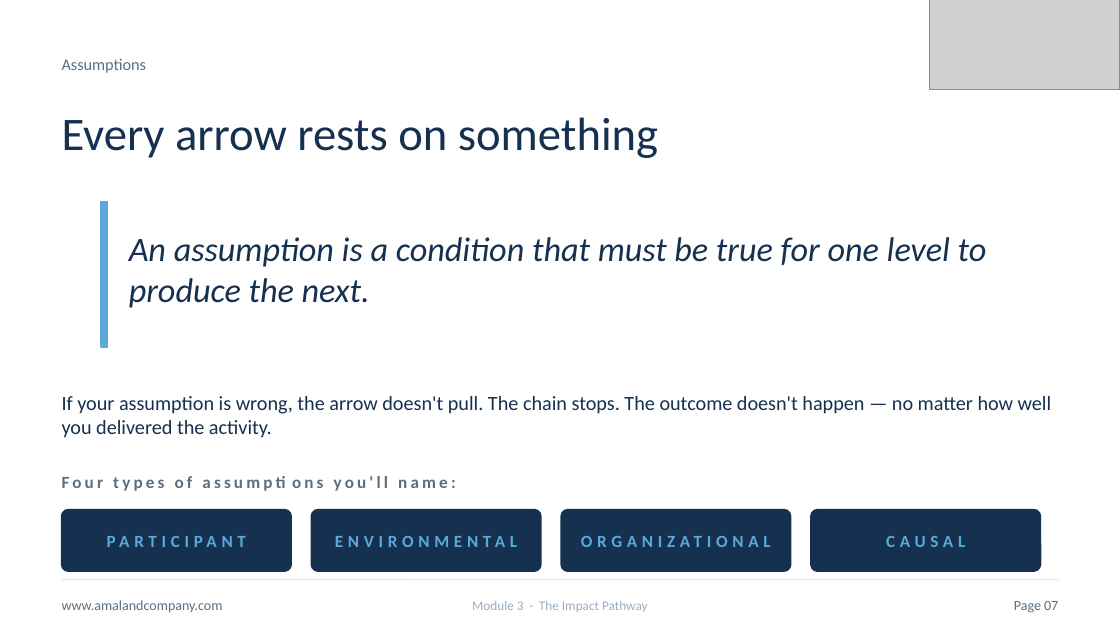
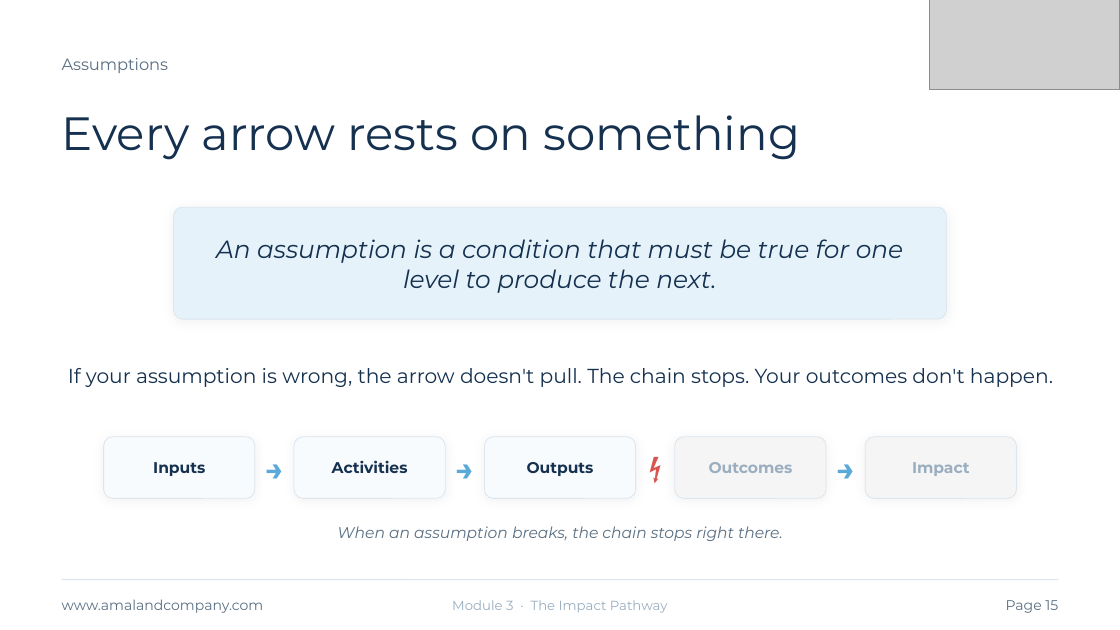
Before and after one commit to gihan-oss/TOCProgram, a slide deck: slide 15 of public/slides/module-3-impact-pathway.pptx (slide 7 before the commit). Drawn at 1120x630 pixels with LibreOffice and Linux fonts; fonts in the diff are those of the drawing; grey boxes stand for pictures. Boxes give left, top, right and bottom in pixels: in the first picture for what was removed or moved away, otherwise in the second. Text is boxed around its words. In the diff, an @@ line names an element or a change of style, - is before the commit and + after.

```diff
--- a/public/slides/module-3-impact-pathway.pptx
+++ b/public/slides/module-3-impact-pathway.pptx
@@ rectangle removed at (101,202,108,347) @@
@@ rounded rectangle added at (174,207,946,319), fill #E5F2FA, outline #DCE6EE 0.5 pt @@
@@ text "An assumption is a condition ...": place and size @@
-text "An assumption is a condition ..." at (129,237,987,308)
+text "An assumption is a condition ..." at (216,239,903,293)
@@ text "An assumption is a condition ..." at (216,239,903,293): size 22 to 16 pt, font Calibri to Montserrat; alignment left to centre @@
@@ text at (68,368,1053,387): text changed; font Calibri to Montserrat @@
-If your assumption is wrong, the arrow doesn't pull. The chain stops. The outcome doesn't happen — no matter how well you delivered the activity.
+If your assumption is wrong, the arrow doesn't pull. The chain stops. Your outcomes don't happen.
@@ rounded rectangle added at (104,437,255,498), fill #F8FBFD, outline #DCE6EE 0.5 pt @@
@@ text added at (256,437,291,498), 20 pt, text #5BA9D8, bold @@
+→
@@ rounded rectangle added at (293,437,445,498), fill #F8FBFD, outline #DCE6EE 0.5 pt @@
@@ text added at (448,437,483,498), 20 pt, text #5BA9D8, bold @@
+→
@@ rounded rectangle added at (485,437,636,498), fill #F8FBFD, outline #DCE6EE 0.5 pt @@
@@ text added at (638,437,673,498), 18 pt, text #D9534F, bold @@
+⚡
@@ rounded rectangle added at (675,437,827,498), fill #F5F5F5, outline #DCE6EE 0.5 pt @@
@@ text added at (828,437,862,498), 20 pt, text #5BA9D8, bold @@
+→
@@ rounded rectangle added at (865,437,1016,498), fill #F5F5F5, outline #DCE6EE 0.5 pt @@
@@ text removed at (62,465,1058,498) @@
-Four types of assumptions you'll name:
@@ text added at (153,462,205,476), 10 pt, text #15314F, bold @@
+Inputs
@@ text added at (332,460,408,473), 10 pt, text #15314F, bold @@
+Activities
@@ text added at (527,462,594,476), 10 pt, text #15314F, bold @@
+Outputs
@@ text added at (709,462,793,473), 10 pt, text #9AAEC0, bold @@
+Outcomes
@@ text added at (912,462,970,476), 10 pt, text #9AAEC0, bold @@
+Impact
@@ rounded rectangle removed at (62,510,291,571) @@
@@ text removed at (62,510,291,571) @@
-PARTICIPANT
@@ rounded rectangle removed at (311,510,541,571) @@
@@ text removed at (311,510,541,571) @@
-ENVIRONMENTAL
@@ text added at (337,526,783,541), 10 pt, text #5A6F82, italic @@
+When an assumption breaks, the chain stops right there.
@@ rounded rectangle removed at (561,510,791,571) @@
@@ text removed at (561,510,791,571) @@
-ORGANIZATIONAL
@@ rounded rectangle removed at (811,510,1040,571) @@
@@ text removed at (886,536,965,547) @@
-CAUSAL
@@ font Calibri to Montserrat in 4 elements at (62,58,169,73), (62,115,800,160), (62,599,264,613), (452,600,668,613) @@
@@ text at (1006,600,1058,613): text changed; font Calibri to Montserrat @@
-Page 07
+Page 15
```
Also in this commit, not shown: 12 other slides changed, 11 slides added, 2 slides removed.
